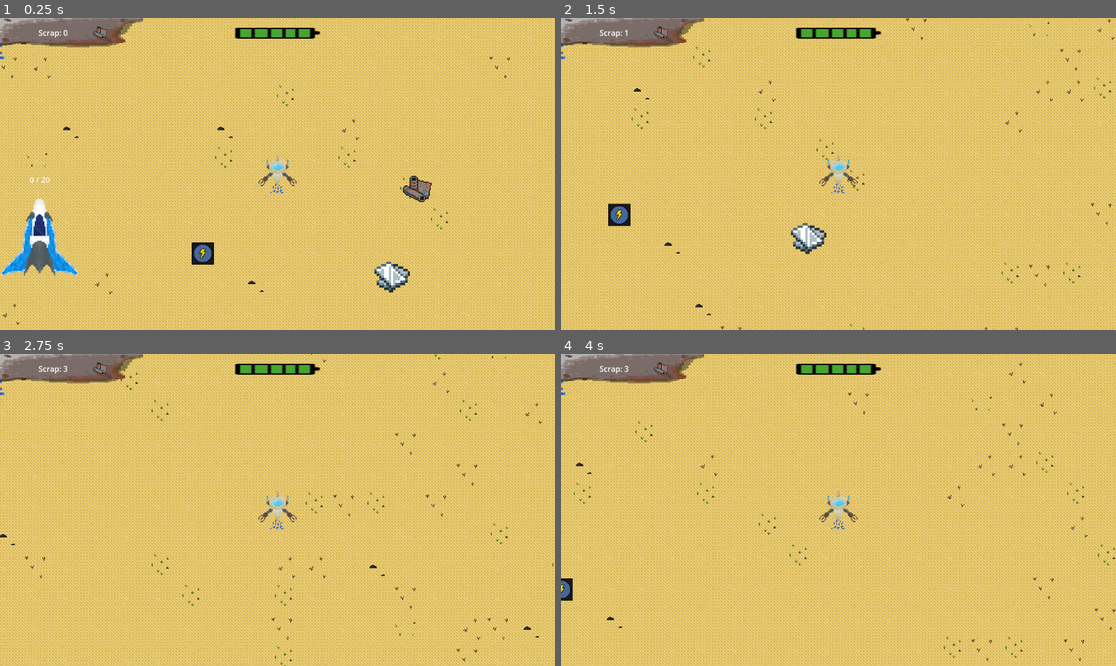
Above: before the commit, frames 1-4 (two rows, left to right).
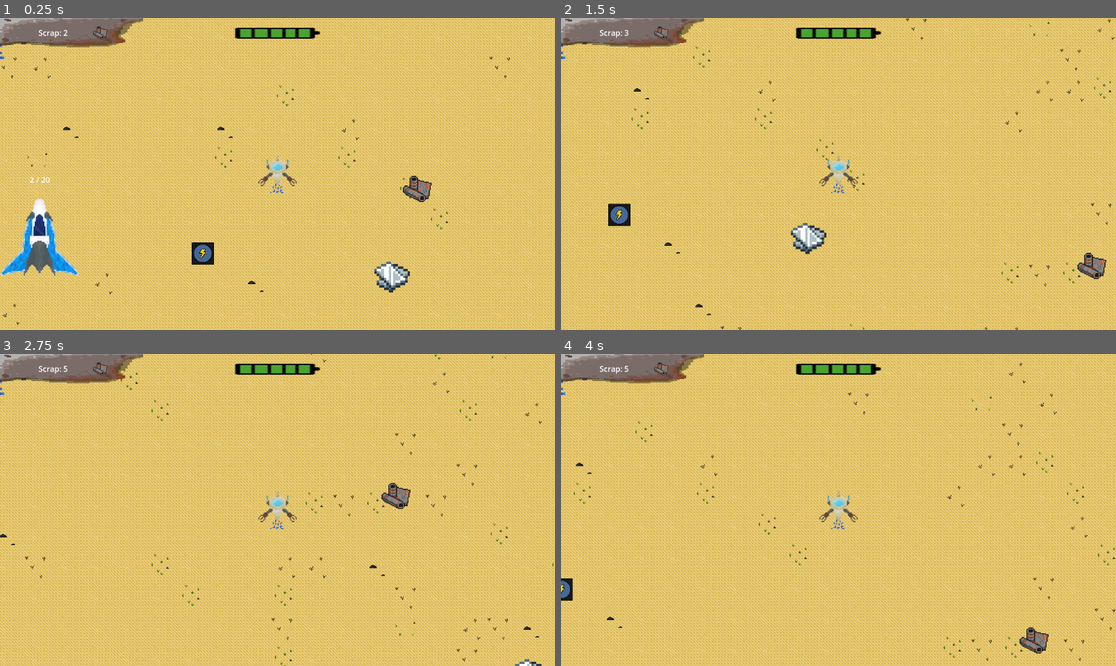
Above: after the commit, the same moments.

Repository: dbrogen/JawaGame
Game: Godot game, scene res://Scenes/node_2d.tscn
Two runs of this game, one before a commit and one after it. Both use one fixed random seed, a clock stepped at 60 frames per second and the inputs below. This scene is started directly instead of the project's main scene.
Inputs:
- Up to frame 1 (0.25 s): no input
- Up to frame 2 (1.5 s): tap Enter at 0.5 s; hold D (right) 0.53-1.28 s; hold S (down) from 1.28 s (still down)
- Up to frame 3 (2.75 s): release S (down) at 2.03 s; hold D (right) from 2.03 s (still down)
- Up to frame 4 (4 s): release D (right) at 2.78 s; hold W (up) 2.78-3.53 s; hold A (left) from 3.53 s (still down)

The runs differ from the first frame. In frame 1, less than 0.1% of the frame differs, in the area x 5-13%, y 4-53%; in frame 2, 0.3%; in frame 3, 0.4%, in the area x 11-98%, y 3-100%; in frame 4, 0.3%.

Commit message:
Added more scrap to the game

Diff:
--- a/jawa-game/Scenes/Exploration/desert_dunes.tscn
+++ b/jawa-game/Scenes/Exploration/desert_dunes.tscn
@@ -63,6 +63,54 @@
 [node name="Fancy Scrap" parent="." instance=ExtResource("4_1ppon")]
 position = Vector2(830, 533)
 
+[node name="Scrap2" parent="." instance=ExtResource("3_v6ot0")]
+position = Vector2(1732, 27)
+
+[node name="Scrap10" parent="." instance=ExtResource("3_v6ot0")]
+position = Vector2(-667, 275)
+
+[node name="Scrap11" parent="." instance=ExtResource("3_v6ot0")]
+position = Vector2(-134, 1015)
+
+[node name="Scrap12" parent="." instance=ExtResource("3_v6ot0")]
+position = Vector2(1585, 1277)
+
+[node name="Scrap13" parent="." instance=ExtResource("3_v6ot0")]
+position = Vector2(450, 1277)
+
+[node name="Scrap5" parent="." instance=ExtResource("3_v6ot0")]
+position = Vector2(1418, 589)
+
+[node name="Fancy Scrap2" parent="." instance=ExtResource("4_1ppon")]
+position = Vector2(77, -129)
+
+[node name="Scrap3" parent="." instance=ExtResource("3_v6ot0")]
+position = Vector2(451, 805)
+
+[node name="Fancy Scrap3" parent="." instance=ExtResource("4_1ppon")]
+position = Vector2(-411, 618)
+
+[node name="Fancy Scrap5" parent="." instance=ExtResource("4_1ppon")]
+position = Vector2(-737, -397)
+
+[node name="Scrap4" parent="." instance=ExtResource("3_v6ot0")]
+position = Vector2(2017, 717)
+
+[node name="Scrap6" parent="." instance=ExtResource("3_v6ot0")]
+position = Vector2(-448, 1232)
+
+[node name="Scrap7" parent="." instance=ExtResource("3_v6ot0")]
+position = Vector2(798, 1075)
+
+[node name="Scrap8" parent="." instance=ExtResource("3_v6ot0")]
+position = Vector2(591, -395)
+
+[node name="Scrap9" parent="." instance=ExtResource("3_v6ot0")]
+position = Vector2(1588, -321)
+
+[node name="Fancy Scrap4" parent="." instance=ExtResource("4_1ppon")]
+position = Vector2(1697, 961)
+
 [node name="Player" parent="." instance=ExtResource("6_6gs27")]
 position = Vector2(592, 319)
 scale = Vector2(0.25, 0.25)
